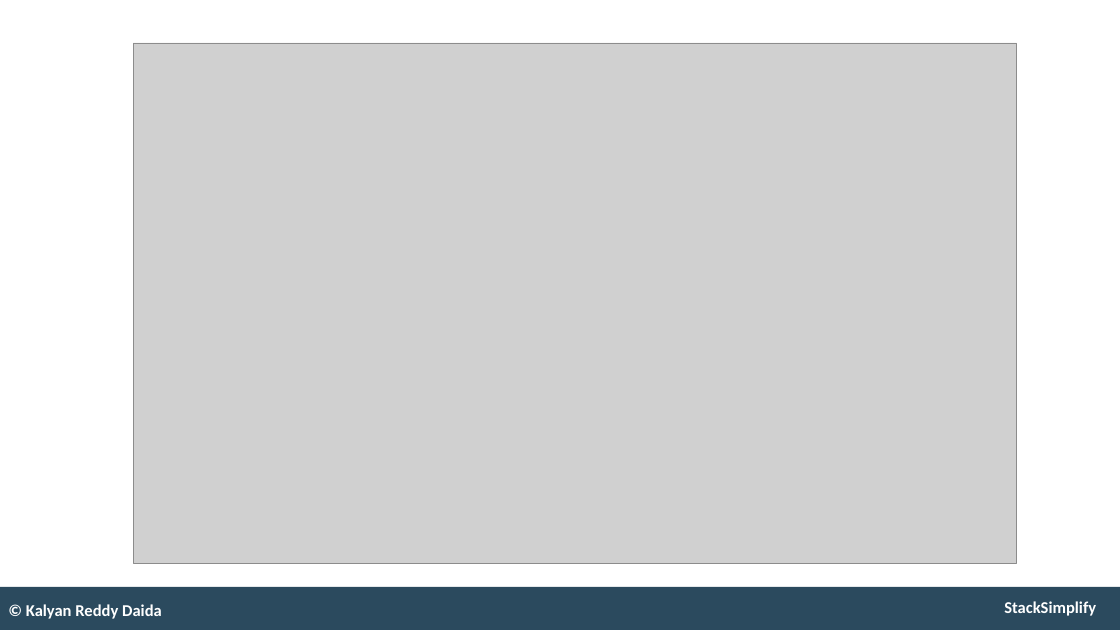
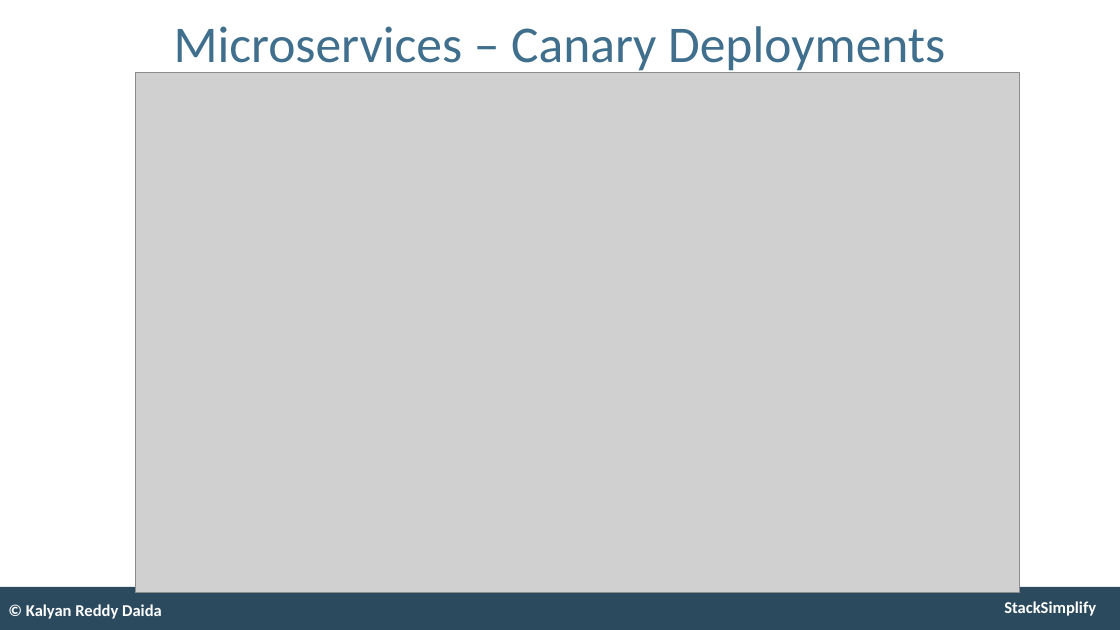
Before and after one commit to talvionyx/aws-eks-kubernetes-masterclass, a slide deck: slide 164 of presentation/AWS-Fargate-and-EKS-Masterclass.pptx (slide 160 before the commit). Drawn at 1120x630 pixels with LibreOffice and Linux fonts; fonts in the diff are those of the drawing; grey boxes stand for pictures. Boxes give left, top, right and bottom in pixels: in the first picture for what was removed or moved away, otherwise in the second. Text is boxed around its words. In the diff, an @@ line names an element or a change of style, - is before the commit and + after.

```diff
--- a/presentation/AWS-Fargate-and-EKS-Masterclass.pptx
+++ b/presentation/AWS-Fargate-and-EKS-Masterclass.pptx
@@ title added at bbox=[174, 26, 945, 74], 53 pt, text #406F8D @@
+Microservices – Canary Deployments
@@ picture: place and size @@
-picture at bbox=[133, 43, 1016, 563]
+picture at bbox=[135, 73, 1018, 593]
```
Also in this commit, not shown: 6 other slides changed, 7 slides added, 1 slide removed, 1 other file.
